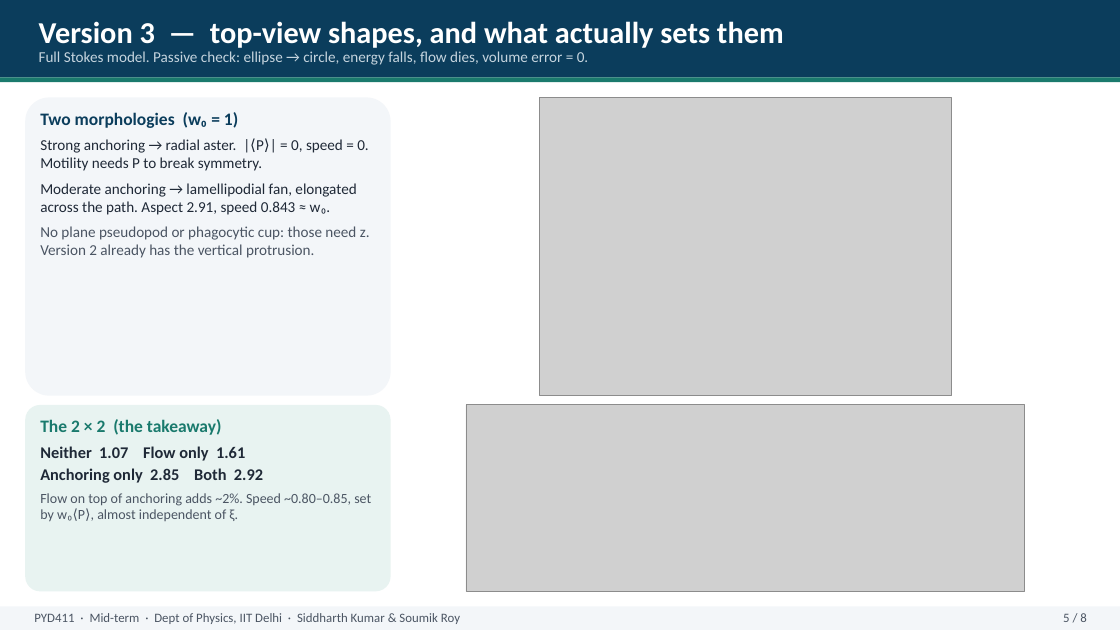
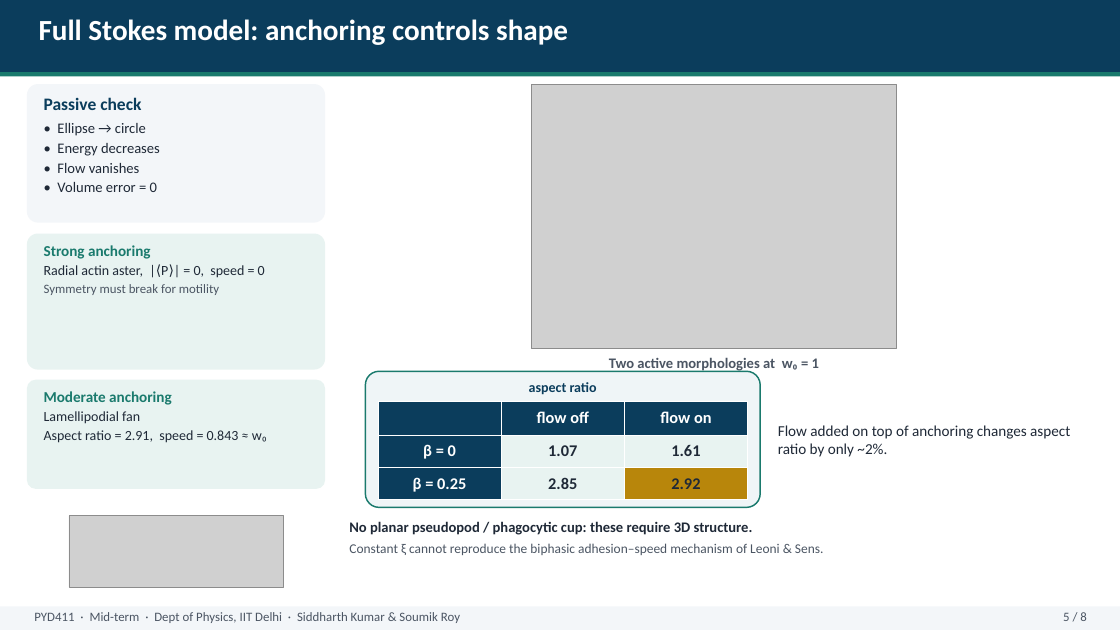
Before and after one commit to ariaydrouch/f, a slide deck: slide 5 of presentation/PYD411_midsem_presentation.pptx. Drawn at 1120x630 pixels with LibreOffice and Linux fonts; fonts in the diff are those of the drawing; grey boxes stand for pictures. Boxes give left, top, right and bottom in pixels: in the first picture for what was removed or moved away, otherwise in the second. Text is boxed around its words. In the diff, an @@ line names an element or a change of style, - is before the commit and + after.

```diff
--- a/presentation/PYD411_midsem_presentation.pptx
+++ b/presentation/PYD411_midsem_presentation.pptx
@@ rectangle: place and size @@
-rectangle at box(0, 0, 1120, 77)
+rectangle at box(0, 0, 1120, 72)
@@ text removed at box(39, 21, 784, 48) @@
-Version 3 — top-view shapes, and what actually sets them
@@ text added at box(39, 19, 568, 45), 25 pt, text #FFFFFF, bold @@
+Full Stokes model: anchoring controls shape
@@ rectangle: place and size @@
-rectangle at box(0, 77, 1120, 82)
+rectangle at box(0, 72, 1120, 76)
@@ rounded rectangle: place and size @@
-rounded rectangle at box(25, 97, 391, 396)
+rounded rectangle at box(27, 84, 325, 223)
@@ picture: place and size @@
-picture at box(539, 97, 951, 396)
+picture at box(532, 84, 897, 349)
@@ text removed at box(40, 112, 370, 258) @@
-Two morphologies (w₀ = 1)
-Strong anchoring → radial aster. |⟨P⟩| = 0, speed = 0. Motility needs P to break symmetry.
-Moderate anchoring → lamellipodial fan, elongated across the path. Aspect 2.91, speed 0.843 ≈ w₀.
-No plane pseudopod or phagocytic cup: those need z. Version 2 already has the vertical protrusion.
@@ text at box(44, 97, 160, 192): text changed; size 13 to 12.5 pt; text colour #C5D4DE to #1F2937 @@
-Full Stokes model. Passive check: ellipse → circle, energy falls, flow dies, volume error = 0.
+Passive check
+• Ellipse → circle
+• Energy decreases
+• Flow vanishes
+• Volume error = 0
@@ rounded rectangle added at box(27, 234, 325, 370), fill #E8F3F1 @@
@@ text added at box(44, 245, 265, 295), 12 pt, text #1F2937 @@
+Strong anchoring
+Radial actin aster, |⟨P⟩| = 0, speed = 0
+Symmetry must break for motility
@@ text added at box(609, 358, 819, 372), 12.5 pt, text #4B5563, bold @@
+Two active morphologies at w₀ = 1
@@ rounded rectangle: place and size @@
-rounded rectangle at box(25, 405, 391, 592)
+rounded rectangle at box(27, 380, 325, 489)
@@ rounded rectangle added at box(365, 371, 760, 507), fill #EFF5F7, outline #1A7A6D 1.25 pt @@
@@ text added at box(529, 382, 597, 395), 12 pt, text #0B3D5C, bold @@
+aspect ratio
@@ text removed at box(40, 419, 371, 521) @@
-The 2 × 2 (the takeaway)
-Neither 1.07 Flow only 1.61
-Anchoring only 2.85 Both 2.92
-Flow on top of anchoring adds ~2%. Speed ~0.80–0.85, set by w₀⟨P⟩, almost independent of ξ.
@@ text added at box(44, 391, 267, 443), 12 pt, text #1F2937 @@
+Moderate anchoring
+Lamellipodial fan
+Aspect ratio = 2.91, speed = 0.843 ≈ w₀
@@ table added at box(378, 402, 749, 498), 3 rows, 3 columns @@
+ | flow off | flow on
+β = 0 | 1.07 | 1.61
+β = 0.25 | 2.85 | 2.92
@@ text added at box(778, 425, 1070, 457), 13 pt, text #1F2937 @@
+Flow added on top of anchoring changes aspect ratio by only ~2%.
@@ picture: place and size @@
-picture at box(466, 405, 1025, 592)
+picture at box(69, 516, 283, 587)
@@ text added at box(349, 521, 824, 555), 11.5 pt, text #4B5563 @@
+No planar pseudopod / phagocytic cup: these require 3D structure.
+Constant ξ cannot reproduce the biphasic adhesion–speed mechanism of Leoni & Sens.
```
Also in this commit, not shown: 7 other slides changed, 2 other files.
